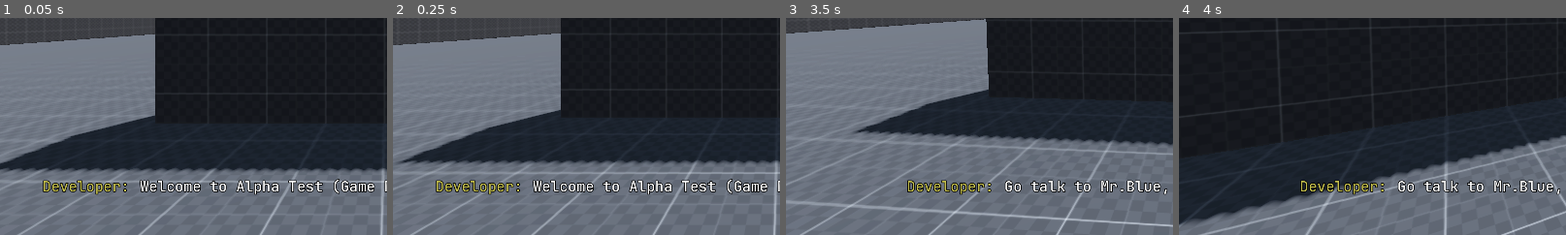
Above: before the commit, frames 1-4 (left to right).
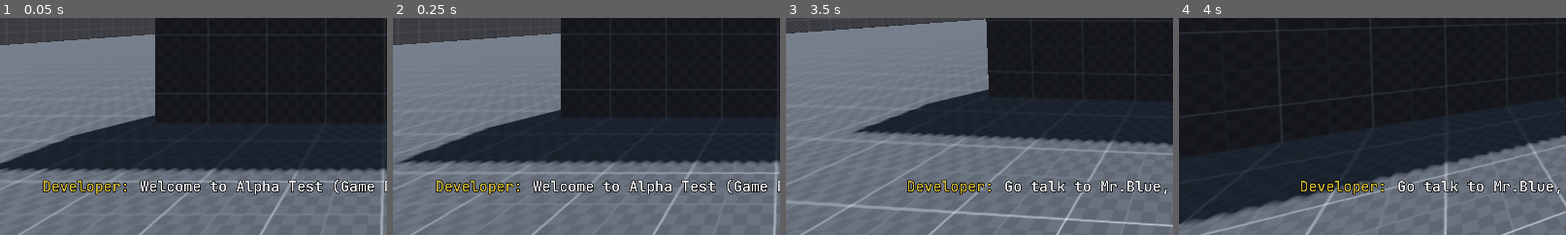
Above: after the commit, the same moments.

Repository: Zhiyi-Yang-YU/Outside-Skyline-AlphaTest
Game: Godot game, scene res://OutsideSkyline_Alpha/Scene/Level/Level_0.tscn
The game is run twice, just before and just after one commit, with the same random seed, the same clock (stepped at 60 frames per second) and the same inputs.
Inputs (mouse positions are % of the whole screen's width and height, from its top left):
- Up to frame 1 (0.05 s): no input
- Up to frame 2 (0.25 s): no input
- Up to frame 3 (3.5 s): move the mouse to (55, 50) at 0.52 s; hold E (ui_interact) 0.53-1.28 s; tap Enter at 1.25 s; move the mouse to (45, 50) at 1.27 s; tap E (ui_interact) at 1.35, 2.85 s; tap Space at 2 s; move the mouse to (52, 48) at 2.02 s; hold E (ui_interact) 2.03-2.78 s; move the mouse to (49, 52) at 2.77 s
- Up to frame 4 (4 s): move the mouse to (57, 51) at 3.52 s; hold E (ui_interact) from 3.53 s (still down)
The pictures show only the part of the screen within x 0-50%, y 50-100%; the shares and areas given below are measured in that part.

The runs differ from the first frame. In frame 1, 0.2% of the frame differs, in the area x 11-33%, y 75-81%; in frame 2, 0.2%; in frame 3, 0.2%; in frame 4, 0.2%.

Commit message:
Level 0 剧本设计完毕

Diff:
--- a/OutsideSkyline_Alpha/Scene/UI/dialog_box.tscn
+++ b/OutsideSkyline_Alpha/Scene/UI/dialog_box.tscn
@@ -6,7 +6,7 @@
 [sub_resource type="LabelSettings" id="LabelSettings_0ehcn"]
 font = ExtResource("2_xiuwo")
 font_size = 36
-font_color = Color(0.768627, 0.74902, 0.301961, 1)
+font_color = Color(0.854902, 0.752941, 0.192157, 1)
 outline_size = 7
 outline_color = Color(0, 0, 0, 1)
 
--- a/OutsideSkyline_Alpha/Script/Dialog/DialogBox.gd
+++ b/OutsideSkyline_Alpha/Script/Dialog/DialogBox.gd
@@ -1,8 +1,8 @@
 extends CanvasLayer
 
-const COLOR_RED: String = "#ba5455"
-const COLOR_BLUE: String = "#73aed3"
-const COLOR_YELLOW: String = "#c4bf4d"
+const COLOR_RED: String = "#E4686B"
+const COLOR_BLUE: String = "#73AED3"
+const COLOR_YELLOW: String = "#DAC031"
 
 const FRIENDLY: String = COLOR_BLUE
 const NEUTRAL: String = COLOR_YELLOW
--- a/OutsideSkyline_Alpha/Script/Dialog/DramaScript.gd
+++ b/OutsideSkyline_Alpha/Script/Dialog/DramaScript.gd
@@ -15,6 +15,11 @@
 		speaker = "Developer: ",
 		speakerCamp = DialogBox.NEUTRAL,
 		text = "Testing message 3C3C3C3"
+	},
+	{
+		speaker = "Developer: ",
+		speakerCamp = DialogBox.NEUTRAL,
+		text = "Testing message 4D4D4D4"
 	},
 ]
 
@@ -54,13 +59,33 @@
 	},
 	{
 		speaker = "Mr.Blue: ",
+		speakerCamp = DialogBox.ENEMY,
+		text = "You make me sad..."
+	},
+	{
+		speaker = "Player: ",
+		speakerCamp = DialogBox.FRIENDLY,
+		text = "Wait, why your name became red?:"
+	},
+	{
+		speaker = "Mr.Blue: ",
 		speakerCamp = DialogBox.FRIENDLY,
 		text = "Just want to show you our reconstructed dialog system"
 	},
 	{
+		speaker = "Player: ",
+		speakerCamp = DialogBox.FRIENDLY,
+		text = "You scared me..."
+	},
+	{
+		speaker = "Player: ",
+		speakerCamp = DialogBox.FRIENDLY,
+		text = "Just like Makarov in \"No Russian\", COD 6"
+	},
+	{
 		speaker = "Mr.Blue: ",
 		speakerCamp = DialogBox.FRIENDLY,
-		text = "I reference the Call of Duty 19's dialog Art Style"
+		text = "Yes, Developer refers to the Call of Duty 19 Style"
 	},
 	{
 		speaker = "Mr.Blue: ",
@@ -73,12 +98,12 @@
 		text = "Don't attack me, this is only a demo"
 	},
 	{
-		speaker = "Developer: ",
+		speaker = "Mr.Blue: ",
 		speakerCamp = DialogBox.FRIENDLY,
 		text = "When speaker is blue, friendlys are speaking"
 	},
 	{
-		speaker = "Developer: ",
+		speaker = "Mr.Blue: ",
 		speakerCamp = DialogBox.NEUTRAL,
 		text = "When speaker is yellow,the speaker belongs to neutral camps"
 	},
@@ -98,22 +123,17 @@
 		text = "...in a walking sims"
 	},
 	{
-		speaker = "Developer: ",
-		speakerCamp = DialogBox.NEUTRAL,
-		text = "talk to Mr.Blue, He has something want to show you"
+		speaker = "Mr.Blue: ",
+		speakerCamp = DialogBox.FRIENDLY,
+		text = "I will send you to the real game milestone 2 level"
 	},
 	{
 		speaker = "Mr.Blue: ",
 		speakerCamp = DialogBox.FRIENDLY,
-		text = "I just unlock the portal to real alpha test level"
-	},
-	{
-		speaker = "Mr.Blue: ",
-		speakerCamp = DialogBox.FRIENDLY,
-		text = "Enjoy~"
+		text = "Enjoy :)"
 	},
 ]
 
-const _0_003: Array = [
+const _1_001: Array = [
 
 ]
--- a/OutsideSkyline_Alpha/Script/Level/Level_0.gd
+++ b/OutsideSkyline_Alpha/Script/Level/Level_0.gd
@@ -7,41 +7,53 @@
 
 var eventNum: int = 0
 
-var event1_check: bool = false
-var event2_check: bool = false
-var event3_check: bool = false
+var _is_event_01_done: bool = false
+var _is_event_02_done: bool = false
+var _is_event_03_done: bool = false
+
+
+func _eventManager() -> void:
+	if eventNum == 1 and _is_event_01_done:
+		_eventList(1)
+
+	if eventNum == 2 and _is_event_02_done:
+		_eventList(2)
+
+	if eventNum == 3 and _is_event_03_done:
+		_eventList(3)
+
+
+func _eventList(event_index: int) -> void:
+	match event_index:
+		0:
+			mrBlue.hide()
+			DialogBox._showDialogBox(DramaScript._0_001)
+			DialogBox.dialogueFinishedSignal.connect(_eventNumCountUp)
+			_is_event_01_done = true
+		1:
+			mrBlue.show()
+			_eventNumCountUp()
+			_is_event_01_done = false
+			_is_event_02_done = true
+		2:
+			if Input.is_action_pressed("ui_interact") and mrBlue.canInteractNow:
+				DialogBox._showDialogBox(DramaScript._0_002)
+				mrBlue.isInteractable = false
+				_is_event_02_done = false
+				_is_event_03_done = true
+		3:
+			mrBlue.queue_free()
+			get_tree().change_scene_to_file(nextLevelScene)
+			_is_event_03_done = false
+
+
+func _eventNumCountUp() -> void:
+	eventNum += 1
 
 
 func _ready() -> void:
-	mrBlue.hide()
-	DialogBox._showDialogBox(DramaScript._0_001)
-	DialogBox.dialogueFinishedSignal.connect(_eventNumCountUp)
-	event1_check = true
+	_eventList(0)
 
 
 func _process(delta: float) -> void:
 	_eventManager()
-
-
-func _eventManager() -> void:
-	if eventNum == 1 and event1_check:
-		mrBlue.show()
-		_eventNumCountUp()
-		event1_check = false
-		event2_check = true
-
-	if eventNum == 2 and event2_check:
-		if Input.is_action_pressed("ui_interact") and mrBlue.canInteractNow:
-			DialogBox._showDialogBox(DramaScript._0_002)
-			mrBlue.isInteractable = false
-			event2_check = false
-			event3_check = true
-
-	if eventNum == 3 and event3_check:
-		mrBlue.queue_free()
-		get_tree().change_scene_to_file(nextLevelScene)
-		event3_check = false
-
-
-func _eventNumCountUp() -> void:
-	eventNum += 1
Not shown, changed: README.md
